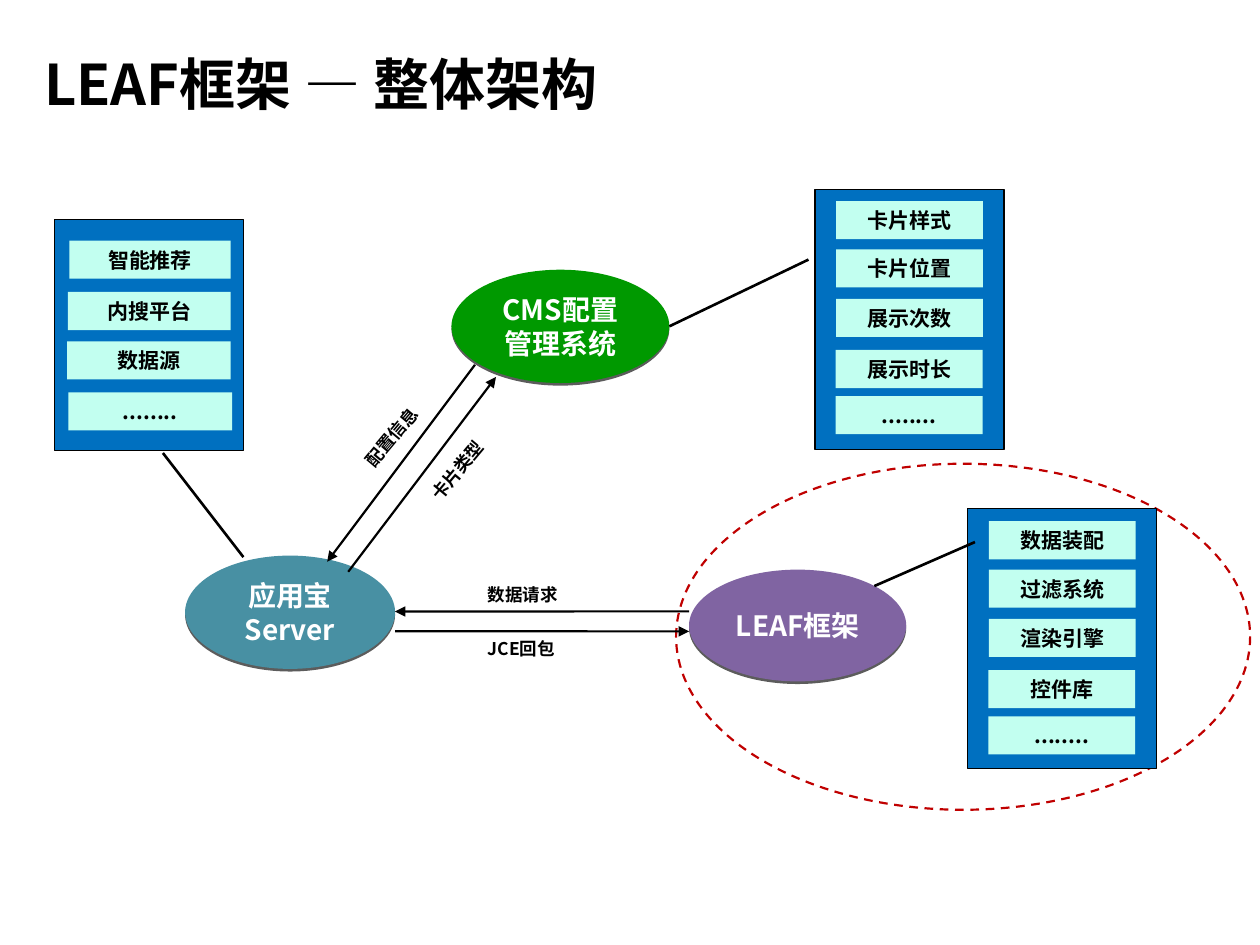
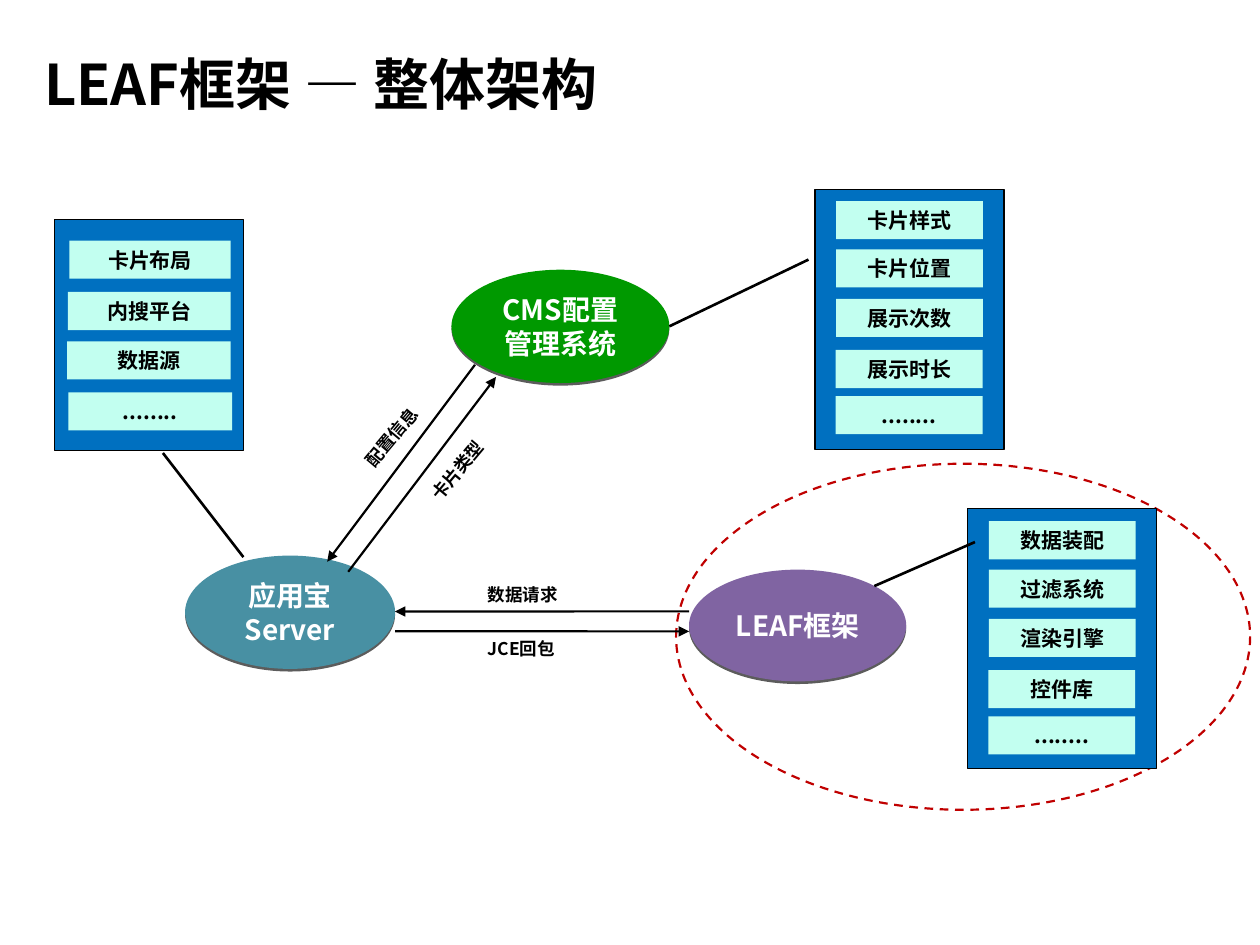
Before and after one commit to hamlingong/data, a slide deck: slide 7 of promote/龚海龙-v1.0.ppt. Drawn at 1260x945 pixels with LibreOffice and Linux fonts; fonts in the diff are those of the drawing; background and template pictures are left out. Boxes give left, top, right and bottom in pixels: in the first picture for what was removed or moved away, otherwise in the second. Text is boxed around its words. In the diff, an @@ line names an element or a change of style, - is before the commit and + after.

```diff
--- a/promote/龚海龙-v1.0.ppt
+++ b/promote/龚海龙-v1.0.ppt
@@ text in rectangle at bbox=[108, 250, 192, 270]: text changed @@
-智能推荐
+卡片布局
```
Also in this commit, not shown: 5 other slides changed.
